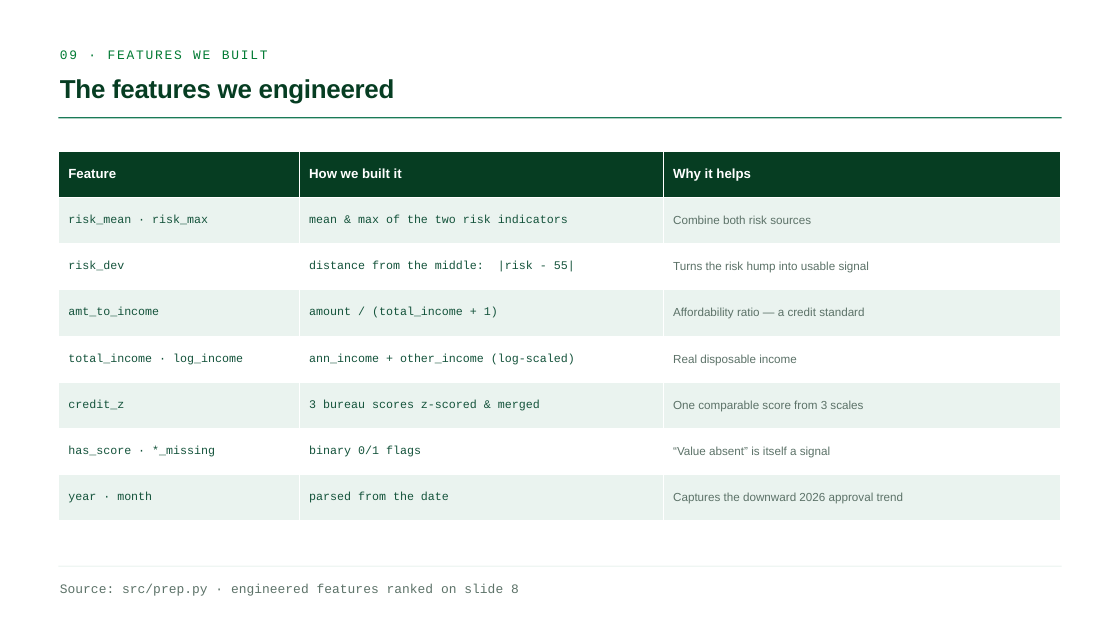
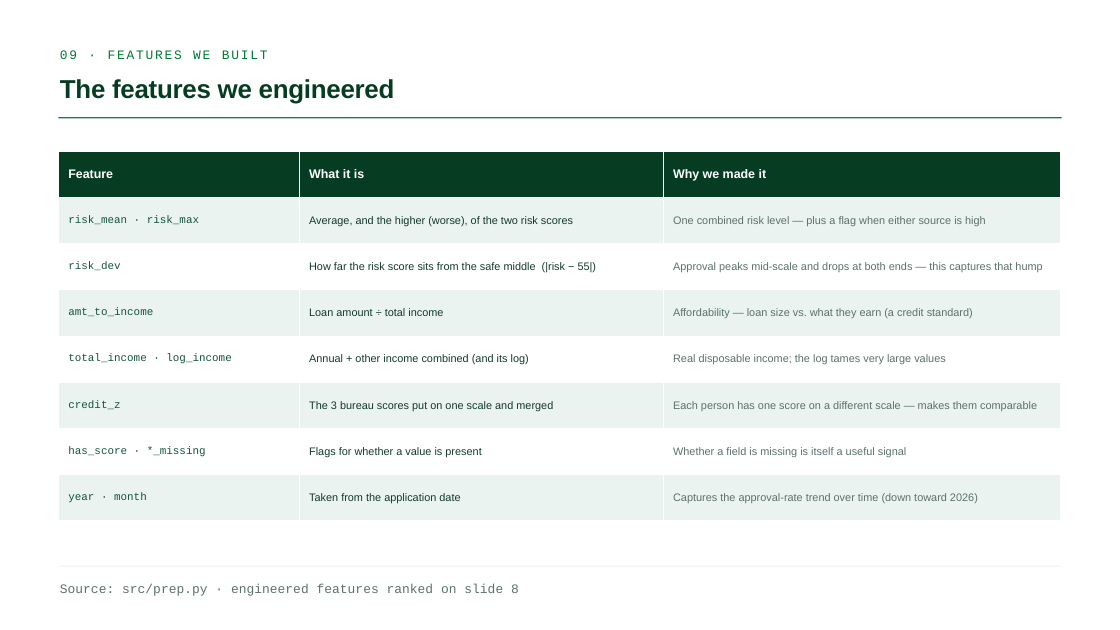
Before and after one commit to GianlucaBave/final-data-finance, a slide deck: slide 9 of presentation/Consulting_Finance_ML_Slides.pptx. Drawn at 1120x630 pixels with LibreOffice and Linux fonts; fonts in the diff are those of the drawing. Boxes give left, top, right and bottom in pixels: in the first picture for what was removed or moved away, otherwise in the second. Text is boxed around its words. In the diff, an @@ line names an element or a change of style, - is before the commit and + after.

Commit message:
Slide 9: rewrite feature table in plain English (what it is / why we made it)
Replaced terse formula cells with clear descriptions — e.g. risk_max = the higher
(worse) of the two risk scores — and a why-we-made-it column.

```diff
--- a/presentation/Consulting_Finance_ML_Slides.pptx
+++ b/presentation/Consulting_Finance_ML_Slides.pptx
@@ table at bbox=[58, 151, 1061, 521] @@
-row 1, column 2: How we built it
+row 1, column 2: What it is
-row 1, column 3: Why it helps
+row 1, column 3: Why we made it
-row 2, column 2: mean & max of the two risk indicators
+row 2, column 2: Average, and the higher (worse), of the two risk scores
-row 2, column 3: Combine both risk sources
+row 2, column 3: One combined risk level — plus a flag when either source is high
-row 3, column 2: distance from the middle: |risk - 55|
+row 3, column 2: How far the risk score sits from the safe middle (|risk − 55|)
-row 3, column 3: Turns the risk hump into usable signal
+row 3, column 3: Approval peaks mid-scale and drops at both ends — this captures that hump
-row 4, column 2: amount / (total_income + 1)
+row 4, column 2: Loan amount ÷ total income
-row 4, column 3: Affordability ratio — a credit standard
+row 4, column 3: Affordability — loan size vs. what they earn (a credit standard)
-row 5, column 2: ann_income + other_income (log-scaled)
+row 5, column 2: Annual + other income combined (and its log)
-row 5, column 3: Real disposable income
+row 5, column 3: Real disposable income; the log tames very large values
-row 6, column 2: 3 bureau scores z-scored & merged
+row 6, column 2: The 3 bureau scores put on one scale and merged
-row 6, column 3: One comparable score from 3 scales
+row 6, column 3: Each person has one score on a different scale — makes them comparable
-row 7, column 2: binary 0/1 flags
+row 7, column 2: Flags for whether a value is present
-row 7, column 3: “Value absent” is itself a signal
+row 7, column 3: Whether a field is missing is itself a useful signal
-row 8, column 2: parsed from the date
+row 8, column 2: Taken from the application date
-row 8, column 3: Captures the downward 2026 approval trend
+row 8, column 3: Captures the approval-rate trend over time (down toward 2026)
@@ size 17 to 16 pt in "Feature" @@
@@ size 15 to 14 pt in "risk_mean · risk_max", "risk_dev", "amt_to_income", "total_income · log_income" and 3 more places @@
```
